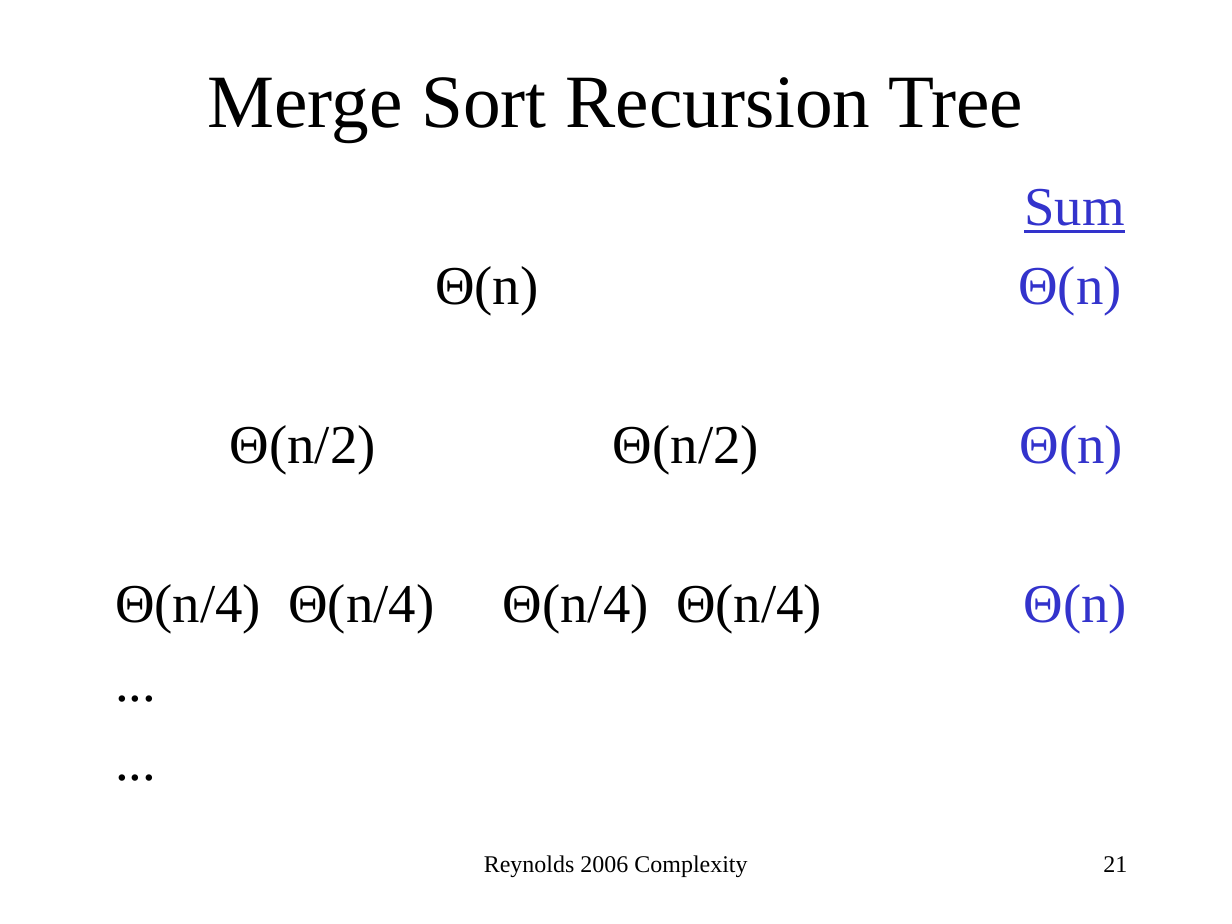
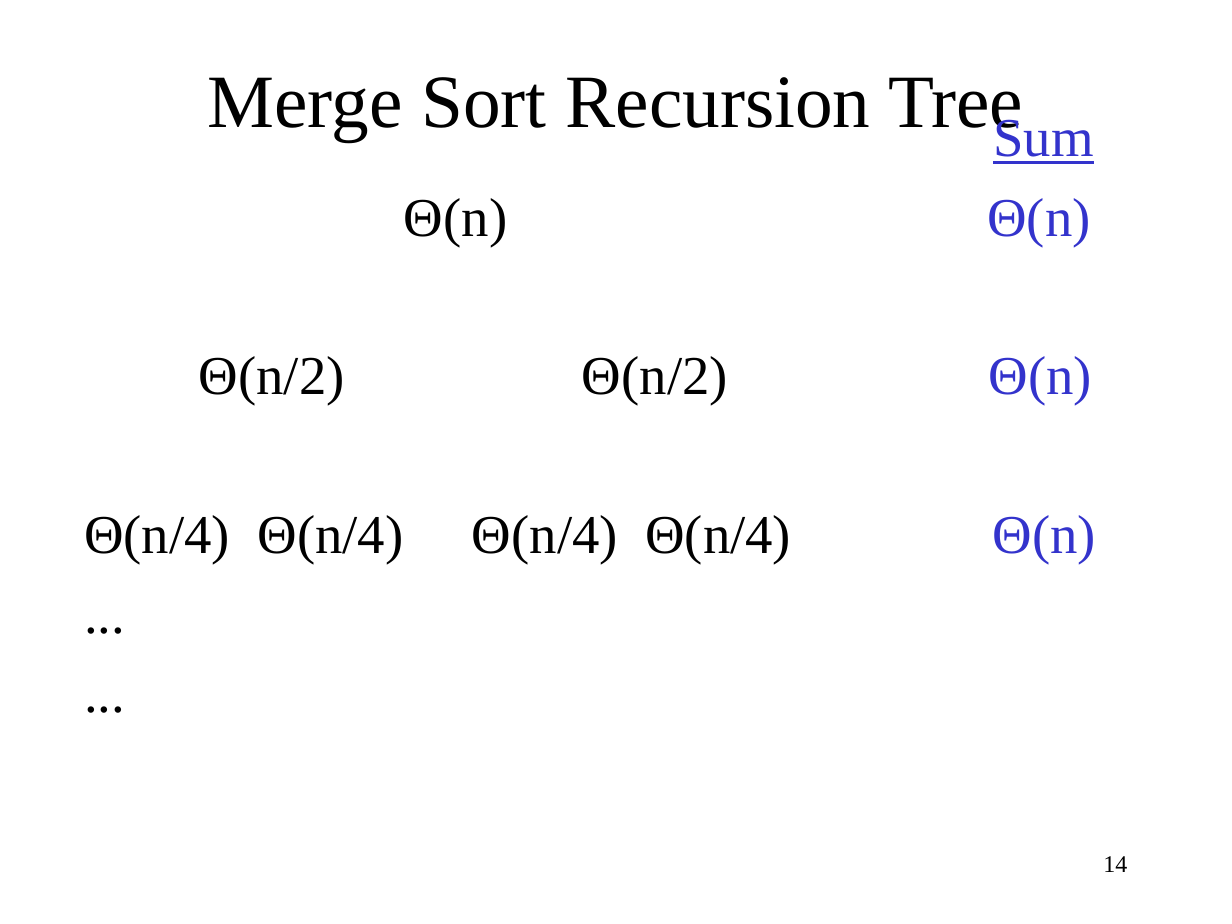
Before and after one commit to kartikshahc/testing, a slide deck: slide 14 of ComplexityAnalysis.ppt (slide 21 before the commit). Drawn at 1232x924 pixels with LibreOffice and Linux fonts; fonts in the diff are those of the drawing. Boxes give left, top, right and bottom in pixels: in the first picture for what was removed or moved away, otherwise in the second. Text is boxed around its words. In the diff, an @@ line names an element or a change of style, - is before the commit and + after.

```diff
--- a/ComplexityAnalysis.ppt
+++ b/ComplexityAnalysis.ppt
@@ text "Sum": place and size @@
-text "Sum" at [115, 188, 1127, 632]
+text "Sum" at [84, 114, 1096, 564]
@@ text "Sum" at [84, 114, 1096, 564]: indent changed @@
@@ text removed at [484, 855, 747, 877] @@
-Reynolds 2006 Complexity
@@ page number at [1103, 856, 1127, 872]: text changed @@
-21
+14
```
Also in this commit, not shown: 12 other slides changed, 14 slides added, 14 slides removed, 3 other files.
